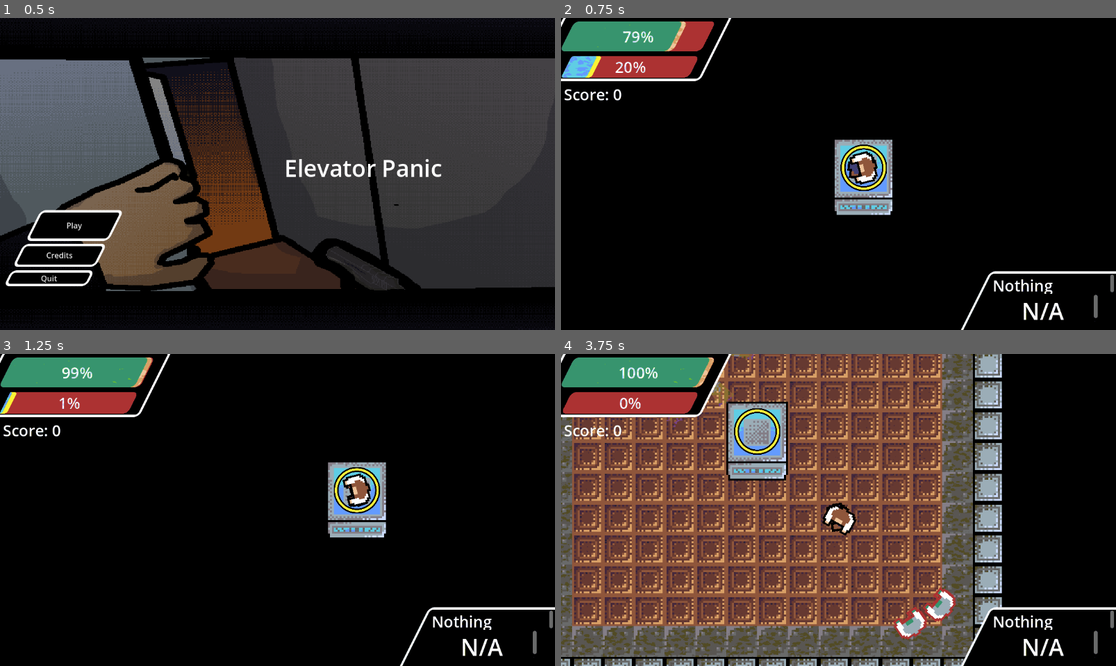
Above: before the commit, frames 1-4 (two rows, left to right).
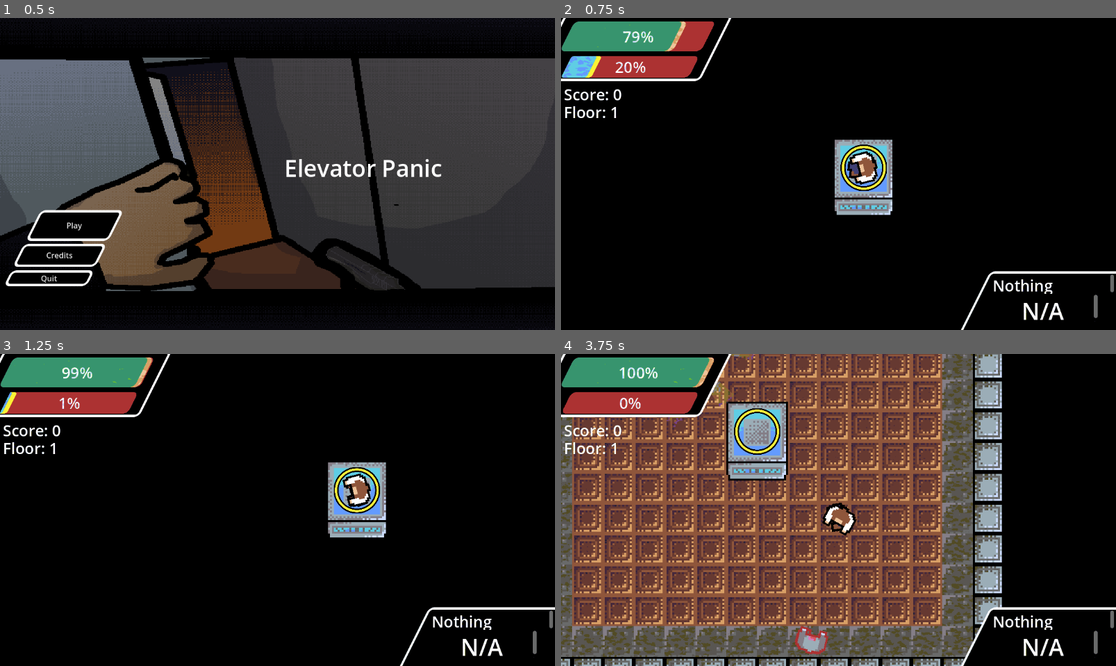
Above: after the commit, the same moments.

Repository: DriftWare07/gdod-jam-25
Game: Godot game, scene res://scenes/menu.tscn
Same seed, same stepped clock (60 frames per second), same inputs: the game is played once before the commit and once after it. Sound files missing from this copy of the repository are replaced by a short silence.
Inputs (mouse positions are in pixels of both pictures, inside the frame that each line leads up to):
- Up to frame 1 (0.5 s): no input
- Up to frame 2 (0.75 s): click "Play" at 0.5 s
- Up to frame 3 (1.25 s): no input
- Up to frame 4 (3.75 s): move the mouse to (960, 494) at 1.27 s; press the mouse at (960, 494) at 1.28 s; hold D (right) 1.28-2.03 s; move the mouse to (727, 525) at 2.02 s; release the mouse at (727, 525) at 2.03 s; hold S (down) 2.03-2.78 s; click (727, 525) at 2.1 s; move the mouse to (894, 441) at 2.77 s; press the mouse at (894, 441) at 2.78 s; hold D (right) 2.78-3.53 s; move the mouse to (810, 572) at 3.52 s; release the mouse at (810, 572) at 3.53 s; hold W (up) from 3.53 s (still down); click (810, 572) at 3.6 s

Frame 1 is identical in both runs. In frame 2, 0.1% of the frame differs, in the area x 0-11%, y 28-33%; in frame 3, 0.1%; in frame 4, 1.3%, in the area x 0-72%, y 28-97%.

Commit message:
last minute fixes
if someone pushes to this so help me god

Diff:
--- a/gdod-jam-25/scenes/menu.tscn
+++ b/gdod-jam-25/scenes/menu.tscn
@@ -33,6 +33,7 @@
 
 [node name="buttons" type="Control" parent="Control"]
 layout_mode = 1
+anchors_preset = 15
 anchor_right = 1.0
 anchor_bottom = 1.0
 offset_left = 69.0
--- a/gdod-jam-25/scenes/player/hud.gd
+++ b/gdod-jam-25/scenes/player/hud.gd
@@ -24,3 +24,4 @@
 	hpbar.value = lerp(hpbar.value, hp.health+1.0, delta*5)
 	chargebar.value = lerp(chargebar.value, Global.TileMapParent.elevator_charge, delta*5)
 	$healthPanel/score.text = "Score: "+str(Global.current_score)
+	$healthPanel/floor.text = "Floor: "+str(Global.TileMapParent.current_floor+1)
--- a/gdod-jam-25/scenes/player/player.tscn
+++ b/gdod-jam-25/scenes/player/player.tscn
@@ -306,6 +306,15 @@
 offset_bottom = 213.0
 text = "Score:"
 
+[node name="floor" type="RichTextLabel" parent="CanvasLayer/Control/healthPanel"]
+layout_mode = 0
+offset_left = 32.0
+offset_top = 181.0
+offset_right = 311.0
+offset_bottom = 250.0
+text = "Floor
+"
+
 [node name="gameover" type="ColorRect" parent="CanvasLayer/Control"]
 modulate = Color(1, 1, 1, 0)
 layout_mode = 1
--- a/gdod-jam-25/scenes/tile.gd
+++ b/gdod-jam-25/scenes/tile.gd
@@ -22,7 +22,7 @@
 	for area in areas:
 		if area is hitbox:
 			if !area.is_in_group("player"): area.kill()
-			elif area.is_in_group("player"):
+			elif area.is_in_group("player") and Global.can_control:
 				area.damage(15)
 				area.get_parent().start_fall()
 
--- a/gdod-jam-25/scripts/spawnpath.gd
+++ b/gdod-jam-25/scripts/spawnpath.gd
@@ -9,7 +9,7 @@
 # Called every frame. 'delta' is the elapsed time since the previous frame.
 func spawn() -> void:
 
-	var amount = randi_range(1,3)
+	var amount = randi_range(1,1)
 	for i in range(amount):
 		var e = enemies.pick_random().instantiate()
 		progress_ratio = randf_range(0,1)
Not shown, changed: gdod-jam-25/assets/sounds/elevator panic 80_ doneeee.mp3.import
Not shown, changed: gdod-jam-25/export_presets.cfg
